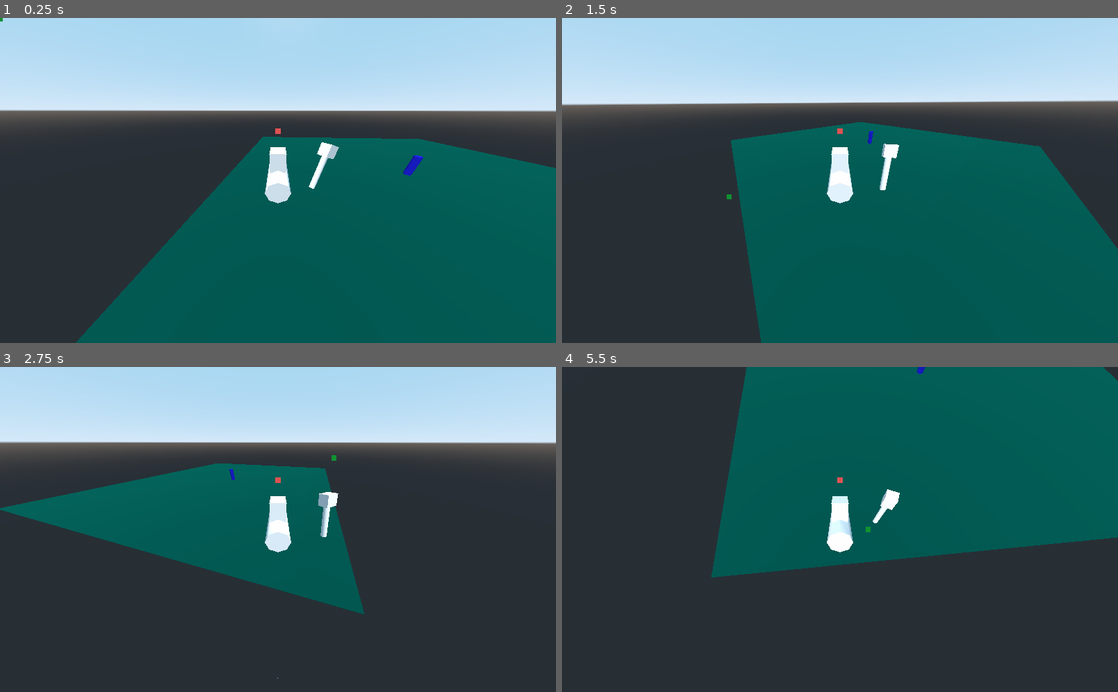
Above: before the commit, frames 1-4 (two rows, left to right).
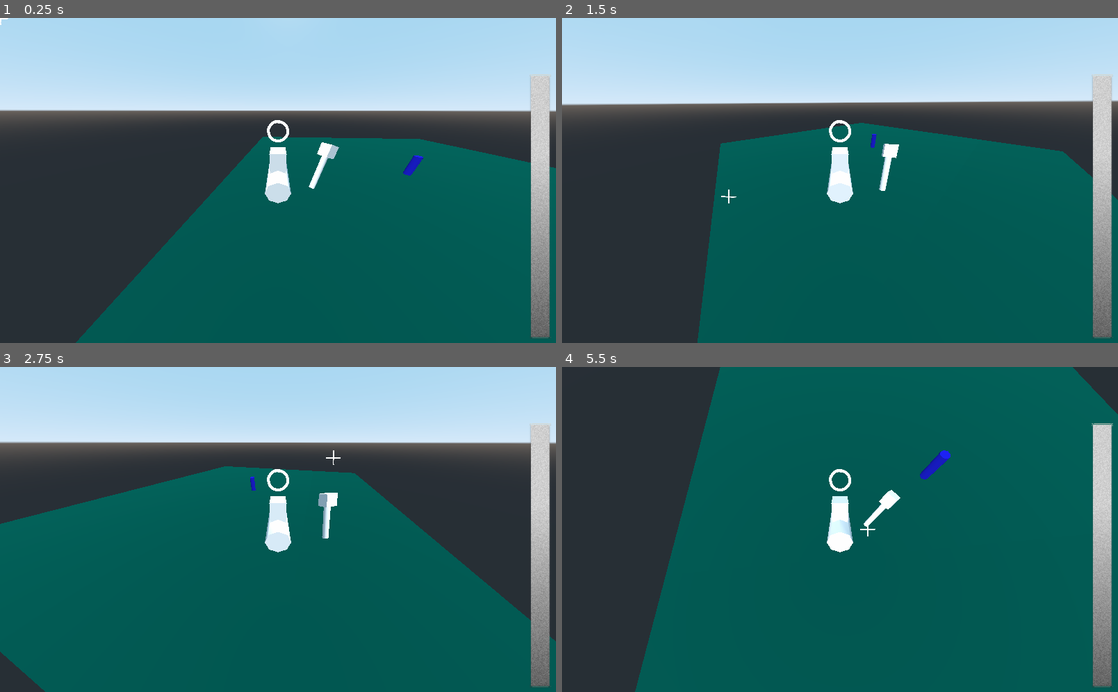
Above: after the commit, the same moments.

Repository: Kaio20/HyperSpaceTrucker
Game: Godot game, scene res://TestScene.tscn
Same seed, same stepped clock (60 frames per second), same inputs: the game is played once before the commit and once after it.
Inputs (mouse positions are in pixels of both pictures, inside the frame that each line leads up to):
- Up to frame 1 (0.25 s): no input
- Up to frame 2 (1.5 s): move the mouse to (962, 164) at 0.52 s; hold D (right) 0.53-1.28 s; move the mouse to (728, 196) at 1.27 s; hold S (back) from 1.28 s (still down)
- Up to frame 3 (2.75 s): move the mouse to (333, 458) at 2.02 s; release S (back) at 2.03 s; hold D (right) from 2.03 s (still down)
- Up to frame 4 (5.5 s): move the mouse to (812, 594) at 2.77 s; release D (right) at 2.78 s; hold W (forward) 2.78-3.53 s; move the mouse to (1006, 578) at 3.52 s; hold A (left) 3.53-5.03 s; move the mouse to (673, 480) at 4.27 s; move the mouse to (867, 529) at 5.02 s; hold S (back) from 5.03 s (still down)

The runs differ from the first frame. In frame 1, 2.9% of the frame differs, in the area x 0-100%, y 0-99%; in frame 2, 8.1%; in frame 3, 45%, in the area x 0-100%, y 17-100%; in frame 4, 41%.

Commit message:
acceleration and speed improvements & textures

Diff:
--- a/Player.gd
+++ b/Player.gd
@@ -1,13 +1,15 @@
 extends KinematicBody
 
-export var speed = 15
+export var currentspeed = 0.0
+export var maxspeed = 25.0
+var speed_step = maxspeed / 5.0
 export var rot_speed = 0.85
 
 var velocity = Vector3.ZERO
 onready var universe_center = get_tree().get_root().get_node("/root/Main/Universe_Center")
 onready var ui_mousePosAim  = get_tree().get_root().get_node("/root/Main/HUD/mousePosAim")
 onready var ui_mouseShouldAim  = get_tree().get_root().get_node("/root/Main/HUD/mouseShouldAim")
-onready var debug_geometry  = get_tree().get_root().get_node("/root/Main/DebugGeometry")
+onready var tp_speed  = get_tree().get_root().get_node("/root/Main/HUD/MarginContainer/tpSpeed")
 
 #Position where the Player moves towards
 var mousePosAim
@@ -91,12 +93,20 @@
 
 	var vy = velocity.y
 	velocity = Vector3.ZERO
-	if Input.is_action_pressed("forward"):
-		velocity += -transform.basis.z * speed
-	if Input.is_action_pressed("back"):
-		velocity += transform.basis.z * speed
+	if Input.is_action_just_pressed("forward"):
+		if currentspeed < maxspeed:
+			currentspeed += speed_step
+	if Input.is_action_just_pressed("back"):
+		if currentspeed > 0:
+			currentspeed -= speed_step
+	#if Input.is_action_pressed("back"):
+	#	velocity += transform.basis.z * (currentspeed / maxspeed)
 	if Input.is_action_pressed("right"):
 		rotate_y(-rot_speed * delta)
 	if Input.is_action_pressed("left"):
 		rotate_y(rot_speed * delta)
+
+	velocity += -transform.basis.z * ((currentspeed / maxspeed) * maxspeed )
 	velocity.y = vy
+
+	tp_speed.value = (currentspeed / maxspeed)  * 100.0
--- a/TestScene.tscn
+++ b/TestScene.tscn
@@ -1,6 +1,10 @@
-[gd_scene load_steps=4 format=2]
+[gd_scene load_steps=8 format=2]
 
 [ext_resource path="res://Player.tscn" type="PackedScene" id=1]
+[ext_resource path="res://assets/outerCrosshair.png" type="Texture" id=2]
+[ext_resource path="res://assets/innerCrosshair.png" type="Texture" id=3]
+[ext_resource path="res://assets/pg_under.png" type="Texture" id=4]
+[ext_resource path="res://assets/pg_progress.png" type="Texture" id=5]
 
 [sub_resource type="SpatialMaterial" id=1]
 albedo_color = Color( 0, 0.513726, 0.447059, 1 )
@@ -32,22 +36,46 @@
 
 [node name="HUD" type="CanvasLayer" parent="."]
 
-[node name="mousePosAim" type="ColorRect" parent="HUD"]
-margin_left = 46.0
-margin_top = 34.0
-margin_right = 56.0
-margin_bottom = 44.0
-color = Color( 0.87451, 0.32549, 0.32549, 1 )
+[node name="mousePosAim" type="TextureRect" parent="HUD"]
+margin_left = 446.181
+margin_top = 213.167
+margin_right = 496.181
+margin_bottom = 263.167
+texture = ExtResource( 2 )
+expand = true
+stretch_mode = 1
 __meta__ = {
 "_edit_use_anchors_": false
 }
 
-[node name="mouseShouldAim" type="ColorRect" parent="HUD"]
-margin_left = 68.3409
-margin_top = 33.5546
-margin_right = 77.3409
-margin_bottom = 43.5546
-color = Color( 0.0705882, 0.572549, 0.196078, 1 )
+[node name="mouseShouldAim" type="TextureRect" parent="HUD"]
+margin_left = 446.357
+margin_top = 213.472
+margin_right = 496.357
+margin_bottom = 263.472
+texture = ExtResource( 3 )
+expand = true
+stretch_mode = 1
 __meta__ = {
 "_edit_use_anchors_": false
 }
+
+[node name="MarginContainer" type="MarginContainer" parent="HUD"]
+margin_left = 970.0
+margin_top = 98.0
+margin_right = 1025.0
+margin_bottom = 602.0
+__meta__ = {
+"_edit_use_anchors_": false
+}
+
+[node name="tpSpeed" type="TextureProgress" parent="HUD/MarginContainer"]
+margin_right = 55.0
+margin_bottom = 504.0
+value = 25.0
+texture_under = ExtResource( 4 )
+texture_progress = ExtResource( 5 )
+fill_mode = 3
+__meta__ = {
+"_edit_use_anchors_": false
+}
Binary file added: assets/innerCrosshair.png
Not shown, added: assets/innerCrosshair.png.import
Binary file added: assets/outerCrosshair.png
Not shown, added: assets/outerCrosshair.png.import
Binary file added: assets/pg_progress.png
Not shown, added: assets/pg_progress.png.import
Binary file added: assets/pg_under.png
Not shown, added: assets/pg_under.png.import
Not shown, added: assets/innerCrosshair.afdesign
Not shown, added: assets/outerCrosshair.afdesign
Not shown, added: assets/pg_progress.afdesign
Not shown, added: assets/pg_under.afdesign
